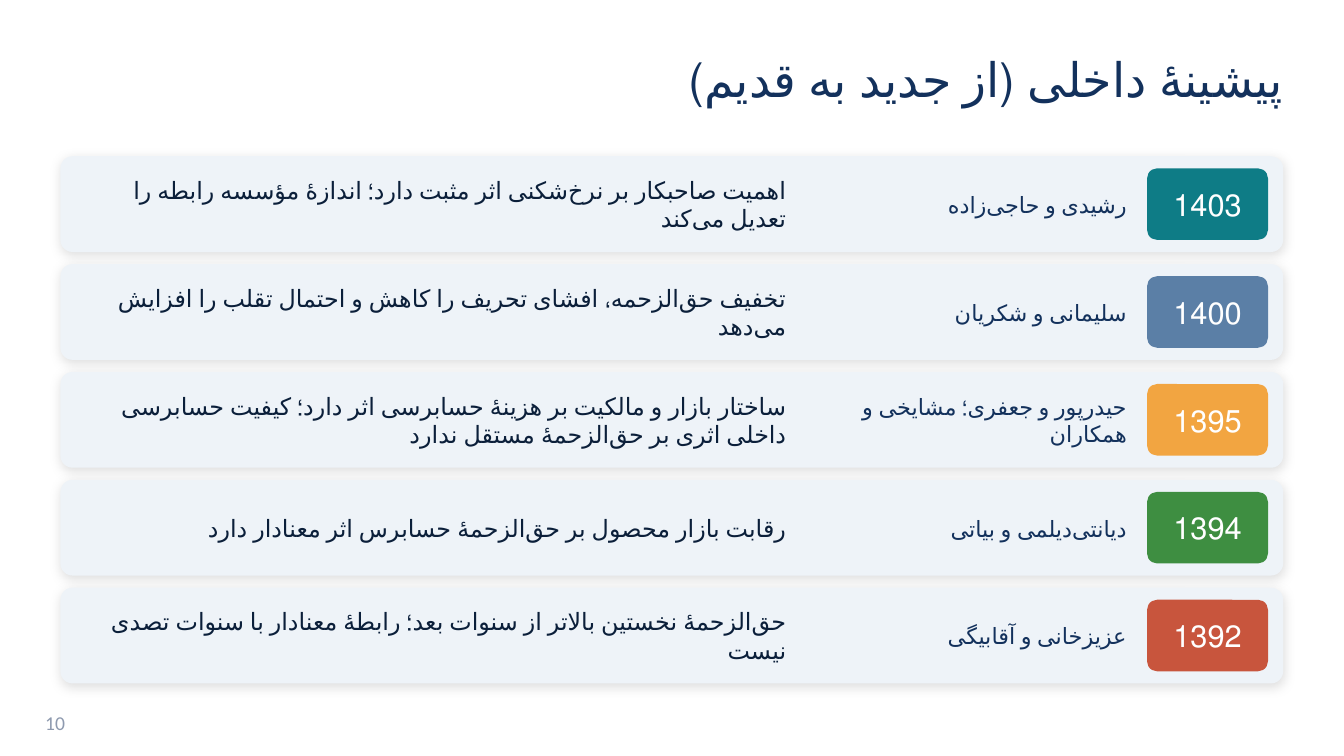
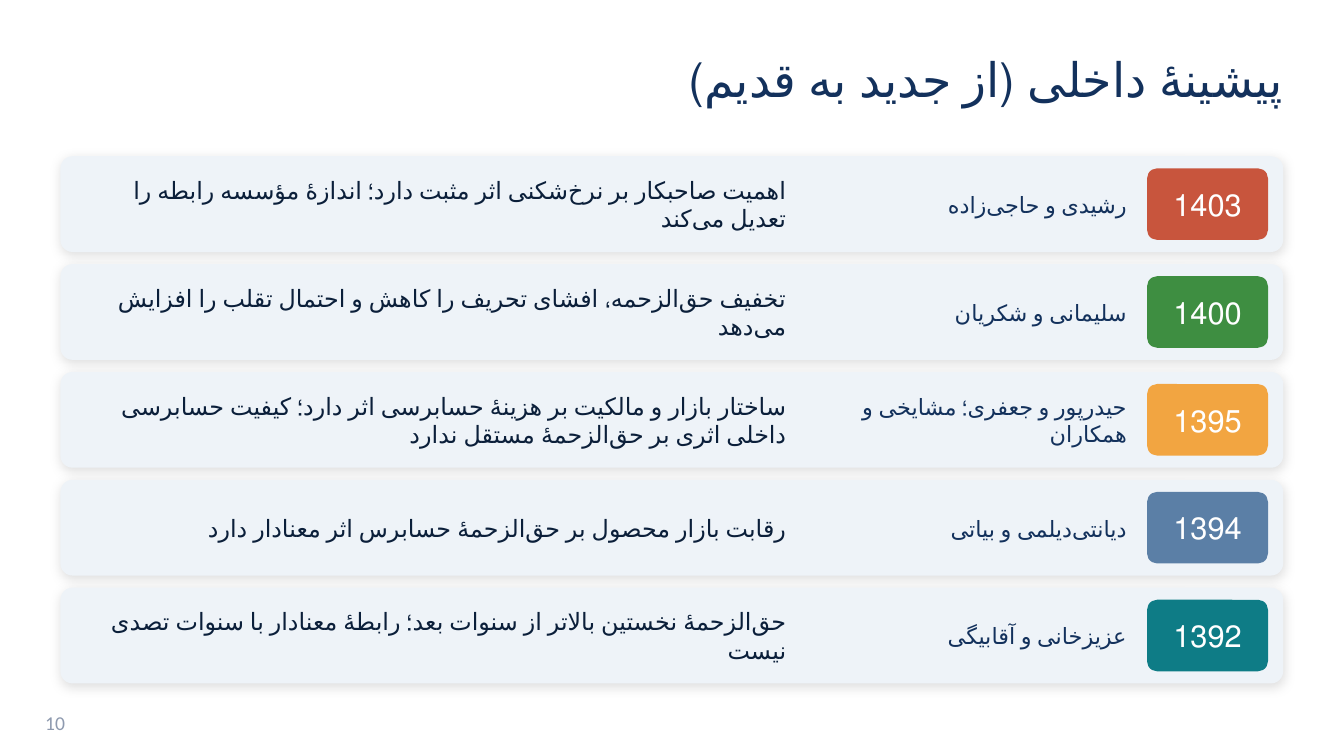
Before and after one commit to sarab2nya-cyber/rohi2, a slide deck: slide 10 of ارائه_دفاع.pptx. Drawn at 1344x756 pixels with LibreOffice and Linux fonts; fonts in the diff are those of the drawing. Boxes give left, top, right and bottom in pixels: in the first picture for what was removed or moved away, otherwise in the second. Text is boxed around its words. In the diff, an @@ line names an element or a change of style, - is before the commit and + after.

```diff
--- a/ارائه_دفاع.pptx
+++ b/ارائه_دفاع.pptx
@@ rounded rectangle at (1147,168,1268,240): fill #0E7C86 to #C8553D @@
@@ rounded rectangle at (1147,276,1268,348): fill #5B7FA6 to #3E8E41 @@
@@ rounded rectangle at (1147,492,1268,564): fill #3E8E41 to #5B7FA6 @@
@@ rounded rectangle at (1147,600,1268,671): fill #C8553D to #0E7C86 @@
```
Also in this commit, not shown: 23 other slides changed.
